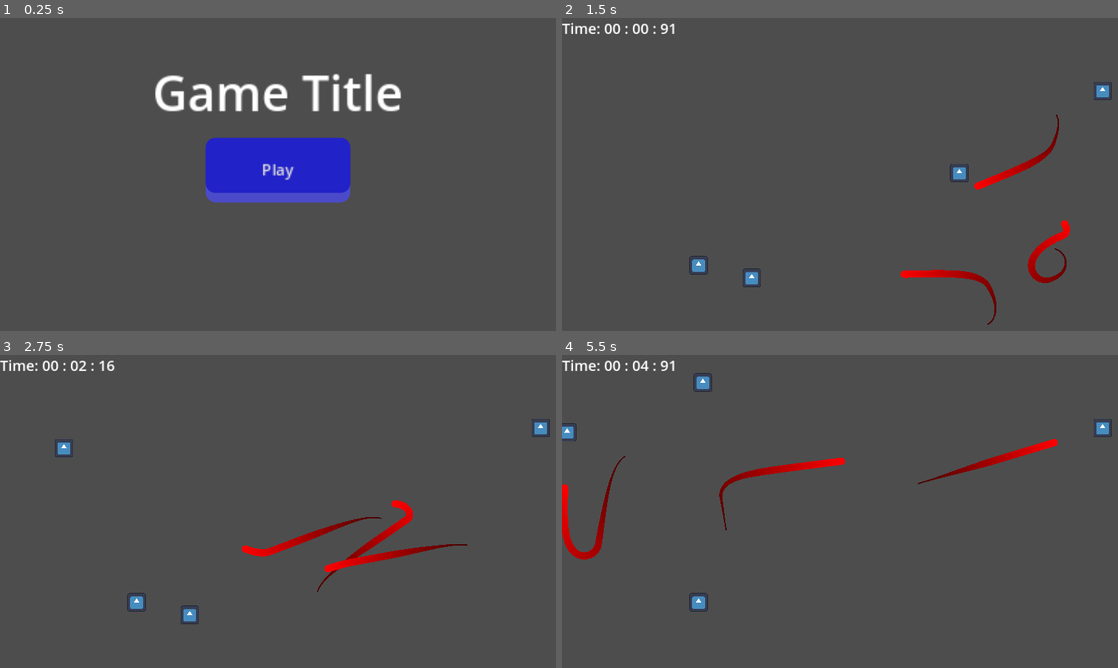
Above: before the commit, frames 1-4 (two rows, left to right).
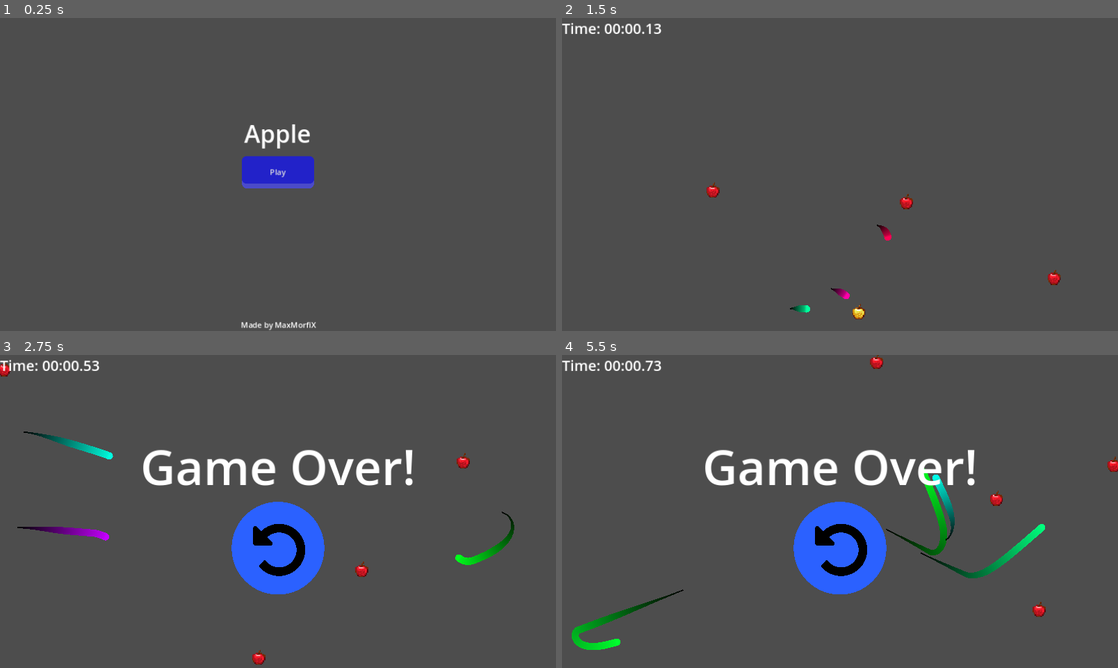
Above: after the commit, the same moments.

Repository: MaxMorfiX/GMTK2023
Game: Godot game, scene res://Menus/MainMenu/MainMenu.tscn
The game is run twice, just before and just after one commit, with the same random seed, the same clock (stepped at 60 frames per second) and the same inputs. The engine's default icon, where the game draws it, is replaced by a stand-in: a white triangle on a blue panel in a dark square.
Inputs (mouse positions are in pixels of both pictures, inside the frame that each line leads up to):
- Up to frame 1 (0.25 s): no input
- Up to frame 2 (1.5 s): click "Play" at 0.5 s; click (840, 212) at 1.27 s
- Up to frame 3 (2.75 s): click (278, 549) at 2.02 s
- Up to frame 4 (5.5 s): click (840, 549) at 2.77 s; hold Right (ui_right) 3.53-4.28 s; hold Down (ui_down) 4.28-5.03 s; hold Right (ui_right) from 5.03 s (still down)

The runs differ from the first frame. In frame 1, 7.1% of the frame differs, in the area x 27-73%, y 17-100%; in frame 2, 2.3%; in frame 3, 8.7%; in frame 4, 9.8%, in the area x 0-100%, y 0-95%.

Commit message:
small fixed | added sprites | yes I know that it's the best comment

Diff:
--- a/Game/Main/Apple/Apple.tscn
+++ b/Game/Main/Apple/Apple.tscn
@@ -1,7 +1,7 @@
 [gd_scene load_steps=4 format=3 uid="uid://dp8pxio0j1r56"]
 
 [ext_resource type="Script" path="res://Game/Main/Apple/Apple.gd" id="1_oe610"]
-[ext_resource type="Texture2D" uid="uid://8xifvxtnw070" path="res://icon.svg" id="2_8y3ow"]
+[ext_resource type="Texture2D" uid="uid://bd6vmhou35716" path="res://Assets/Apple.webp" id="2_nskge"]
 
 [sub_resource type="RectangleShape2D" id="RectangleShape2D_3om3n"]
 size = Vector2(32, 32)
@@ -10,8 +10,8 @@
 script = ExtResource("1_oe610")
 
 [node name="Icon" type="Sprite2D" parent="."]
-scale = Vector2(0.3, 0.3)
-texture = ExtResource("2_8y3ow")
+scale = Vector2(0.1, 0.1)
+texture = ExtResource("2_nskge")
 
 [node name="CollisionShape2D" type="CollisionShape2D" parent="."]
 shape = SubResource("RectangleShape2D_3om3n")
--- a/Game/Main/Apple/Player/Player.gd
+++ b/Game/Main/Apple/Player/Player.gd
@@ -2,7 +2,7 @@
 
 class_name Player
 
-@export_range(100, 500) var moveSpeed = 400
+@export_range(100, 500) var moveSpeed = 350
 @onready var screenSize: Vector2 = get_viewport().get_visible_rect().size
 
 func _process(delta: float) -> void:
@@ -24,3 +24,4 @@
 func _on_area_entered(area: Area2D) -> void:
 	if area is Snake:
 		print("game over!")
+		get_tree().current_scene.game_over()
--- a/Game/Main/Apple/Player/Player.tscn
+++ b/Game/Main/Apple/Player/Player.tscn
@@ -1,10 +1,14 @@
-[gd_scene load_steps=3 format=3 uid="uid://ceggt2l0nwwoh"]
+[gd_scene load_steps=4 format=3 uid="uid://ceggt2l0nwwoh"]
 
 [ext_resource type="PackedScene" uid="uid://dp8pxio0j1r56" path="res://Game/Main/Apple/Apple.tscn" id="1_thps8"]
 [ext_resource type="Script" path="res://Game/Main/Apple/Player/Player.gd" id="2_iosex"]
+[ext_resource type="Texture2D" uid="uid://dwdjxl74g24md" path="res://Assets/GoldenApple.webp" id="3_jlexj"]
 
 [node name="Player" instance=ExtResource("1_thps8")]
 script = ExtResource("2_iosex")
-moveSpeed = 400
+moveSpeed = 350
+
+[node name="Icon" parent="." index="0"]
+texture = ExtResource("3_jlexj")
 
 [connection signal="area_entered" from="." to="." method="_on_area_entered"]
--- a/Game/Main/Game.gd
+++ b/Game/Main/Game.gd
@@ -1,10 +1,12 @@
 extends Node2D
 
-@export var snakes: int = 3
-@export var apples: int = 3
+@export var start_snakes: int = 3
+@export var start_apples: int = 3
+@export var time_between_snakes_spawn: int = 5*60
 
 @onready var snakes_spawner: SnakesSpawner = $Snakes
 @onready var apples_spawner: ApplesSpawner = $Apples
+@onready var timer = get_parent().get_node("CanvasLayer/Control/Timer")
 
 var rng: RandomNumberGenerator = RandomNumberGenerator.new()
 @onready var screenSize: Vector2 = get_viewport().get_visible_rect().size
@@ -16,7 +18,18 @@
 
 	$Apples/Player.position = Vector2(x, y)
 
-	for i in snakes:
+	for i in start_snakes:
 		snakes_spawner.add_new_snake()
-	for i in apples:
+	for i in start_apples:
 		apples_spawner.add_new_apple()
+
+func _process(delta: float) -> void:
+
+	if Engine.get_process_frames() % time_between_snakes_spawn == 0:
+
+		var snakes: Array[Node] = snakes_spawner.get_children()
+		var rand_snake: Snake = snakes[rng.randf()*snakes.size()]
+
+		var pos: Vector2 = rand_snake.position
+
+		snakes_spawner.add_new_snake_with_position(pos)
--- /dev/null
+++ b/Game/Main/Main.gd
@@ -0,0 +1,12 @@
+extends Node2D
+
+@onready var game_over_menu: Control = $CanvasLayer/Control/GameOverMenu
+@onready var timer = $CanvasLayer/Control/Timer
+
+func game_over():
+
+	game_over_menu.show()
+	timer.active = false
+
+func restart_game():
+	get_tree().reload_current_scene()
--- a/Game/Main/Main.tscn
+++ b/Game/Main/Main.tscn
@@ -1,15 +1,21 @@
-[gd_scene load_steps=7 format=3 uid="uid://b3jwnnd27qrph"]
+[gd_scene load_steps=10 format=3 uid="uid://b3jwnnd27qrph"]
 
 [ext_resource type="Script" path="res://Game/Main/SnakesSpawner.gd" id="1_nergm"]
 [ext_resource type="Script" path="res://Game/Main/Game.gd" id="1_ot3iw"]
+[ext_resource type="Script" path="res://Game/Main/Main.gd" id="1_umuub"]
 [ext_resource type="PackedScene" uid="uid://ceggt2l0nwwoh" path="res://Game/Main/Apple/Player/Player.tscn" id="2_dftar"]
 [ext_resource type="Script" path="res://Game/Main/ApplesSpawner.gd" id="2_u2rm0"]
 [ext_resource type="Script" path="res://Game/Main/Timer.gd" id="5_pcnv7"]
+[ext_resource type="Texture2D" uid="uid://yphkhdf6aere" path="res://Assets/RestartButton.png" id="7_2ydrc"]
 
 [sub_resource type="LabelSettings" id="LabelSettings_aw7w0"]
 font_size = 30
 
+[sub_resource type="LabelSettings" id="LabelSettings_47ju6"]
+font_size = 100
+
 [node name="Main" type="Node2D"]
+script = ExtResource("1_umuub")
 
 [node name="Game" type="Node2D" parent="."]
 script = ExtResource("1_ot3iw")
@@ -17,26 +23,78 @@
 [node name="Snakes" type="Node2D" parent="Game"]
 script = ExtResource("1_nergm")
 
-[node name="SnakeTrails" type="Node2D" parent="Game/Snakes"]
-
 [node name="Apples" type="Node2D" parent="Game"]
 script = ExtResource("2_u2rm0")
 
 [node name="Player" parent="Game/Apples" instance=ExtResource("2_dftar")]
 position = Vector2(232, 73)
 
-[node name="Control" type="Control" parent="."]
+[node name="SnakeTrails" type="Node2D" parent="Game"]
+
+[node name="CanvasLayer" type="CanvasLayer" parent="."]
+
+[node name="Control" type="Control" parent="CanvasLayer"]
 layout_mode = 3
 anchors_preset = 15
 anchor_right = 1.0
 anchor_bottom = 1.0
 grow_horizontal = 2
 grow_vertical = 2
+size_flags_vertical = 4
 
-[node name="Timer" type="Label" parent="Control"]
+[node name="Timer" type="Label" parent="CanvasLayer/Control"]
 layout_mode = 0
-offset_right = 40.0
-offset_bottom = 23.0
+offset_right = 163.0
+offset_bottom = 45.0
 text = "Time: 00:00"
 label_settings = SubResource("LabelSettings_aw7w0")
 script = ExtResource("5_pcnv7")
+
+[node name="GameOverMenu" type="Control" parent="CanvasLayer/Control"]
+visible = false
+layout_mode = 1
+anchors_preset = 15
+anchor_right = 1.0
+anchor_bottom = 1.0
+grow_horizontal = 2
+grow_vertical = 2
+
+[node name="GameOverLabel" type="Label" parent="CanvasLayer/Control/GameOverMenu"]
+layout_mode = 1
+anchors_preset = 8
+anchor_left = 0.5
+anchor_top = 0.5
+anchor_right = 0.5
+anchor_bottom = 0.5
+offset_left = -286.5
+offset_top = -164.0
+offset_right = 286.5
+offset_bottom = -24.0
+grow_horizontal = 2
+grow_vertical = 2
+text = "Game Over!"
+label_settings = SubResource("LabelSettings_47ju6")
+horizontal_alignment = 1
+vertical_alignment = 2
+
+[node name="RestartButton" type="Button" parent="CanvasLayer/Control/GameOverMenu"]
+self_modulate = Color(0.168627, 0.380392, 1, 1)
+layout_mode = 1
+anchors_preset = 8
+anchor_left = 0.5
+anchor_top = 0.5
+anchor_right = 0.5
+anchor_bottom = 0.5
+offset_left = -100.0
+offset_top = -24.0
+offset_right = 100.0
+offset_bottom = 176.0
+grow_horizontal = 2
+grow_vertical = 2
+focus_mode = 0
+icon = ExtResource("7_2ydrc")
+flat = true
+icon_alignment = 1
+expand_icon = true
+
+[connection signal="pressed" from="CanvasLayer/Control/GameOverMenu/RestartButton" to="." method="restart_game"]
--- a/Game/Main/Snake/Snake.gd
+++ b/Game/Main/Snake/Snake.gd
@@ -14,7 +14,16 @@
 var target: Apple
 
 func _ready() -> void:
-	get_parent().get_node('SnakeTrails').add_child(trail)
+	get_parent().get_parent().get_node('SnakeTrails').add_child(trail)
+
+	trail.gradient = Gradient.new()
+
+	trail.gradient.offsets = [0, 1]
+	trail.gradient.colors = [
+		Color(0, 0, 0),
+		Color.from_hsv(rng.randf(), 1, 1)
+	]
+
 	_on_change_target_timer_timeout()
 
 func _process(delta: float) -> void:
--- a/Game/Main/Snake/SnakeTrail.tscn
+++ b/Game/Main/Snake/SnakeTrail.tscn
@@ -4,12 +4,11 @@
 _data = [Vector2(0, 0.168421), 0.0, 0.0, 0, 0, Vector2(0.56701, 1), 2.68914e-07, 0.0, 0, 0]
 point_count = 2
 
-[sub_resource type="Gradient" id="Gradient_kor5w"]
-colors = PackedColorArray(0.270588, 0, 0, 1, 1, 0, 0, 1)
+[sub_resource type="Gradient" id="Gradient_1cvs1"]
 
 [node name="SnakeTrail" type="Line2D"]
 width = 15.0
 width_curve = SubResource("Curve_6vylq")
-gradient = SubResource("Gradient_kor5w")
+gradient = SubResource("Gradient_1cvs1")
 joint_mode = 2
 end_cap_mode = 2
--- a/Game/Main/SnakesSpawner.gd
+++ b/Game/Main/SnakesSpawner.gd
@@ -5,15 +5,21 @@
 var rng: RandomNumberGenerator = RandomNumberGenerator.new()
 @onready var screenSize: Vector2 = get_viewport().get_visible_rect().size
 
-func add_new_snake():
-	call_deferred("_really_add_new_snake")
-
-func _really_add_new_snake():
-	var new_snake: Snake = preload('res://Game/Main/Snake/Snake.tscn').instantiate()
+func add_new_snake() -> Snake:
 
 	var x: float = rng.randf()*screenSize.x
 	var y: float = rng.randf()*screenSize.y
 
-	new_snake.position = Vector2(x, y)
+	return add_new_snake_with_position(Vector2(x, y))
 
-	add_child(new_snake)
+func add_new_snake_with_position(pos: Vector2) -> Snake:
+	return call_deferred("_really_add_new_snake", pos)
+
+func _really_add_new_snake(pos: Vector2) -> Snake:
+	var snake: Snake = preload('res://Game/Main/Snake/Snake.tscn').instantiate()
+
+	snake.position = pos
+
+	add_child(snake)
+
+	return snake
--- a/Game/Main/Timer.gd
+++ b/Game/Main/Timer.gd
@@ -1,17 +1,22 @@
 extends Label
 
 var time: float
+var active: bool = true
 
 func _ready() -> void:
 	time = 0
 
 func _process(delta: float) -> void:
+
+	if not active:
+		return
+
 	time += delta
 
 	var mils = fmod(time, 1)*100
 	var secs = fmod(time, 60)
-	var mins = fmod(time, 60*60) / 60
+	var mins = time / 60
 
-	var str_time = "Time: %02d : %02d : %02d" % [mins, secs, mils]
+	var str_time = "Time: %02d:%02d.%02d" % [mins, secs, mils]
 
 	text = str_time
--- a/Menus/MainMenu/MainMenu.gd
+++ b/Menus/MainMenu/MainMenu.gd
@@ -1,4 +1,4 @@
-extends Control
+extends CanvasLayer
 
 @onready var game_scene := preload("res://Game/Main/Main.tscn")
 
--- a/Menus/MainMenu/MainMenu.tscn
+++ b/Menus/MainMenu/MainMenu.tscn
@@ -3,53 +3,68 @@
 [ext_resource type="Theme" uid="uid://dqnp3k0efg6v6" path="res://Menus/main_theme.tres" id="1_ukn2b"]
 [ext_resource type="Script" path="res://Menus/MainMenu/MainMenu.gd" id="2_chuel"]
 
-[node name="MainMenu" type="Control"]
-layout_mode = 3
-anchors_preset = 8
-anchor_left = 0.5
-anchor_top = 0.5
-anchor_right = 0.5
-anchor_bottom = 0.5
-grow_horizontal = 2
-grow_vertical = 2
-theme = ExtResource("1_ukn2b")
+[node name="CanvasLayer" type="CanvasLayer"]
+
+[node name="MainMenu" type="CanvasLayer" parent="."]
 script = ExtResource("2_chuel")
 
-[node name="PlayButton" type="Button" parent="."]
+[node name="Control" type="Control" parent="MainMenu"]
+layout_mode = 3
+anchors_preset = 0
+offset_right = 40.0
+offset_bottom = 40.0
+theme = ExtResource("1_ukn2b")
+
+[node name="Credits" type="Label" parent="MainMenu/Control"]
+layout_mode = 1
+anchors_preset = 7
+anchor_left = 0.5
+anchor_top = 1.0
+anchor_right = 0.5
+anchor_bottom = 1.0
+offset_left = 536.0
+offset_top = 585.0
+offset_right = 576.0
+offset_bottom = 608.0
+grow_horizontal = 2
+grow_vertical = 0
+text = "Made by MaxMorfiX"
+
+[node name="PlayButton" type="Button" parent="MainMenu/Control"]
 layout_mode = 1
 anchors_preset = 8
 anchor_left = 0.5
 anchor_top = 0.5
 anchor_right = 0.5
 anchor_bottom = 0.5
-offset_left = -75.0
-offset_top = -28.5
-offset_right = 75.0
-offset_bottom = 28.5
+offset_left = 481.0
+offset_top = 275.5
+offset_right = 631.0
+offset_bottom = 332.5
 grow_horizontal = 2
 grow_vertical = 2
 focus_mode = 0
 text = "Play"
 
-[node name="GameLogo" type="Label" parent="."]
+[node name="GameLogo" type="Label" parent="MainMenu/Control"]
 layout_mode = 1
 anchors_preset = 8
 anchor_left = 0.5
 anchor_top = 0.5
 anchor_right = 0.5
 anchor_bottom = 0.5
-offset_left = -150.0
-offset_top = -122.0
-offset_right = 150.0
-offset_bottom = -47.0
+offset_left = 406.0
+offset_top = 182.0
+offset_right = 706.0
+offset_bottom = 257.0
 grow_horizontal = 2
 grow_vertical = 2
 theme_override_font_sizes/font_size = 50
-text = "Game Title"
+text = "Apple"
 horizontal_alignment = 1
 vertical_alignment = 1
 
 [node name="Camera2D" type="Camera2D" parent="."]
 zoom = Vector2(2, 2)
 
-[connection signal="pressed" from="PlayButton" to="." method="play"]
+[connection signal="pressed" from="MainMenu/Control/PlayButton" to="MainMenu" method="play"]
Binary file added: Assets/Apple.webp
Not shown, added: Assets/Apple.webp.import
Binary file added: Assets/GoldenApple.webp
Not shown, added: Assets/GoldenApple.webp.import
Binary file added: Assets/RestartButton.png
Not shown, added: Assets/RestartButton.png.import
